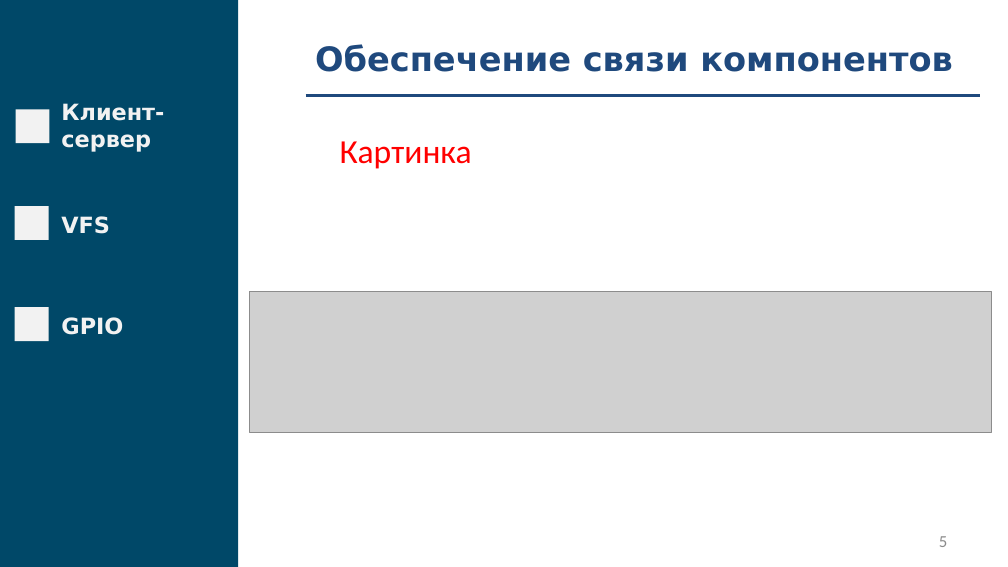
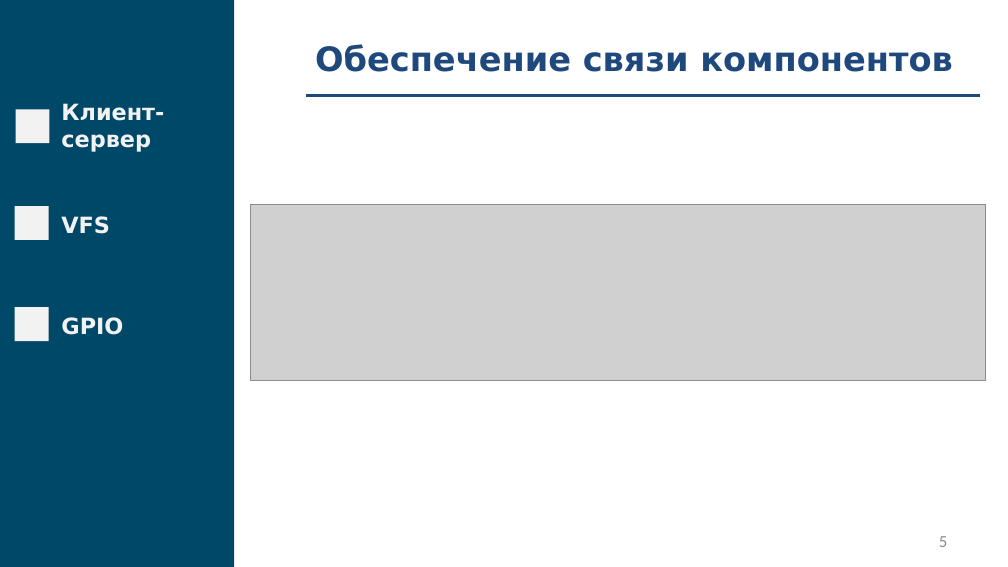
Before and after one commit to fanglores/Gagarin-2022, a slide deck: slide 5 of doc/Presentation.pptx. Drawn at 1008x567 pixels with LibreOffice and Linux fonts; fonts in the diff are those of the drawing; grey boxes stand for pictures. Boxes give left, top, right and bottom in pixels: in the first picture for what was removed or moved away, otherwise in the second. Text is boxed around its words. In the diff, an @@ line names an element or a change of style, - is before the commit and + after.

```diff
--- a/doc/Presentation.pptx
+++ b/doc/Presentation.pptx
@@ rectangle: place and size @@
-rectangle at (0, 0, 238, 566)
+rectangle at (0, 0, 234, 566)
@@ text removed at (340, 141, 472, 169) @@
-Картинка
@@ picture added at (250, 205, 986, 381) @@
@@ picture removed at (250, 291, 992, 432) @@
```
Also in this commit, not shown: 7 other slides changed, 1 other file.
